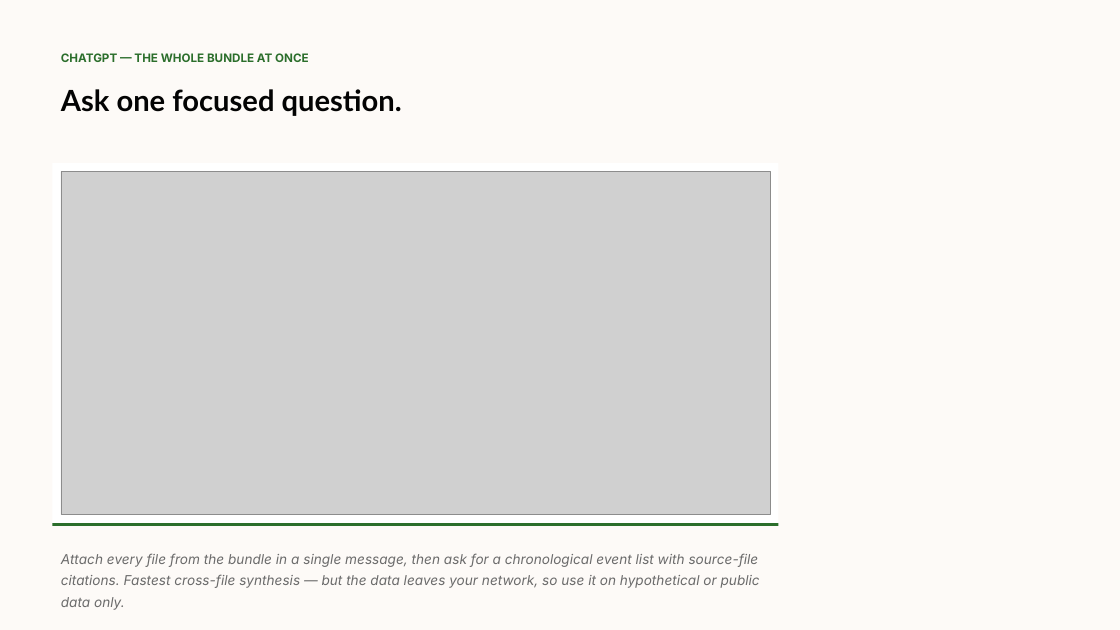
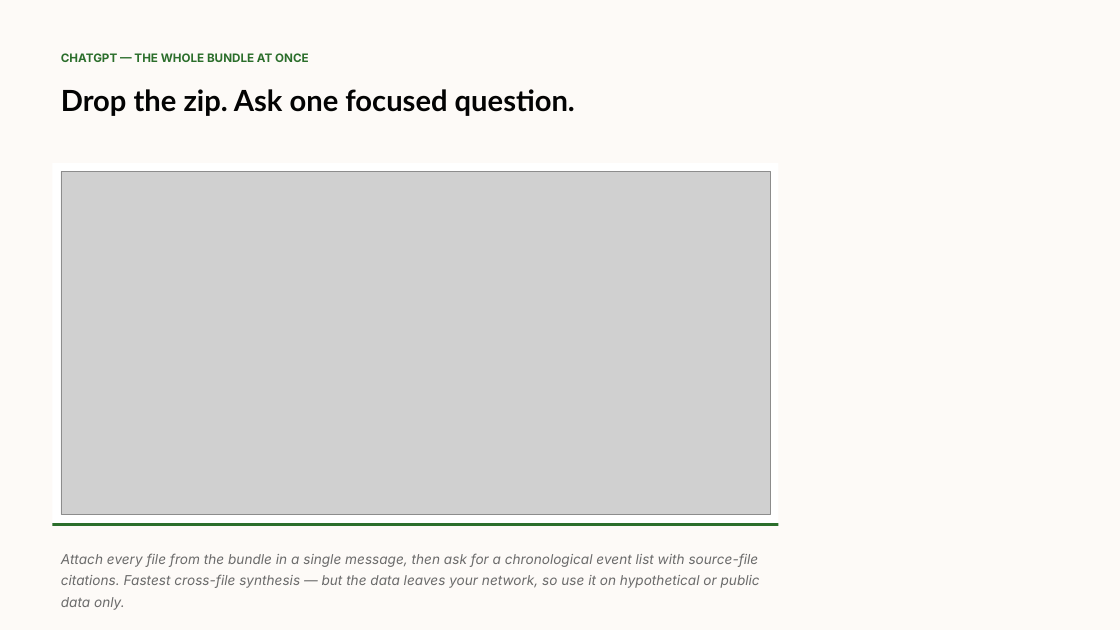
Before and after one commit to psun-jaycashman/cashman-ai-training, a slide deck: slide 3 of docs/video-scripts/slides/pptx/module-4/lesson-4-3-data-cleanup.pptx. Drawn at 1120x630 pixels with LibreOffice and Linux fonts; fonts in the diff are those of the drawing; grey boxes stand for pictures. Boxes give left, top, right and bottom in pixels: in the first picture for what was removed or moved away, otherwise in the second. Text is boxed around its words. In the diff, an @@ line names an element or a change of style, - is before the commit and + after.

Commit message:
Update Module 6 to 'Research' and remove Module 8
Revamps Module 6 materials to focus on Document Processing and Research (instructor changed to Wes), updating lesson scripts, slide outlines, and the module intro to reflect a Deep Research → Notebook LM → AI Slides pipeline and new lesson names/activities. Removes Module 8 lesson and intro files and associated slide assets, and renames/moves a couple of PPTX decks from module-8 into module-6 (with several obsolete module-6/module-8 pptx files deleted). Also updates slides README to reflect the new deck names and adjusts slides content for module-6; regenerator script (scripts/generate-slide-decks.py) was modified accordingly. A temporary ~$ PPTX file was added by the editor.

```diff
--- a/docs/video-scripts/slides/pptx/module-4/lesson-4-3-data-cleanup.pptx
+++ b/docs/video-scripts/slides/pptx/module-4/lesson-4-3-data-cleanup.pptx
@@ text at [61, 89, 575, 116]: text changed @@
-Ask one focused question.
+Drop the zip. Ask one focused question.
```
Also in this commit, not shown: 3 other slides changed, 1 slide added, 39 other files.
